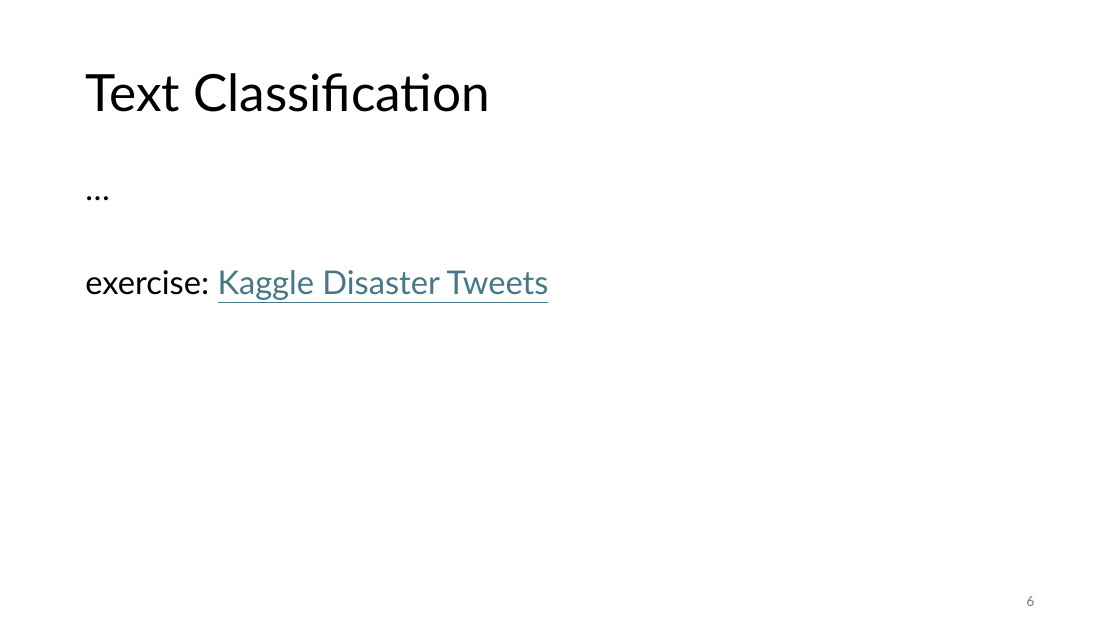
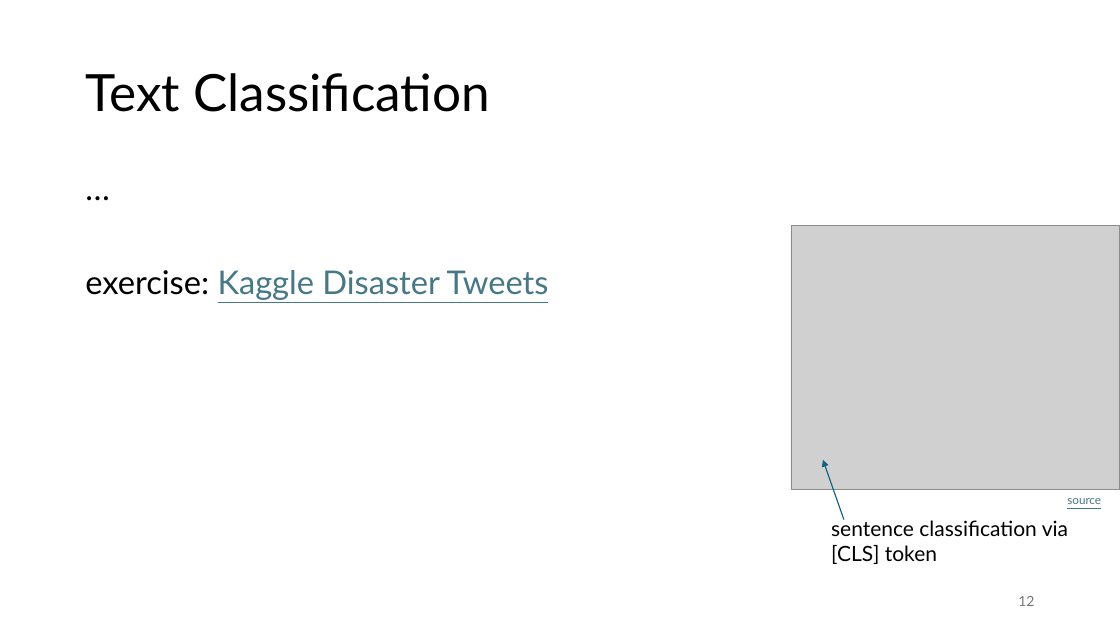
Before and after one commit to FelixWick/language_models, a slide deck: slide 12 of slides/5_finetuning.pptx (slide 6 before the commit). Drawn at 1120x630 pixels with LibreOffice and Linux fonts; fonts in the diff are those of the drawing; grey boxes stand for pictures. Boxes give left, top, right and bottom in pixels: in the first picture for what was removed or moved away, otherwise in the second. Text is boxed around its words. In the diff, an @@ line names an element or a change of style, - is before the commit and + after.

```diff
--- a/slides/5_finetuning.pptx
+++ b/slides/5_finetuning.pptx
@@ picture added at (791, 226, 1120, 490) @@
@@ arrow added from (844, 520) to (823, 460), #156082 1 pt @@
@@ text added at (1067, 498, 1101, 504), 10 pt, text #467886, underline @@
+source
@@ text added at (831, 518, 1068, 564), 18 pt, text #000000 @@
+sentence classification via [CLS] token
@@ page number at (1018, 596, 1034, 606): text changed @@
-6
+12
```
Also in this commit, not shown: 2 other slides changed, 16 slides added, 5 other files.
